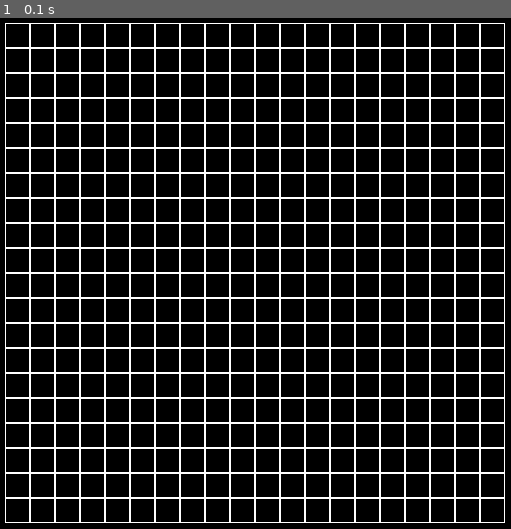
Above: before the commit, frame 1.
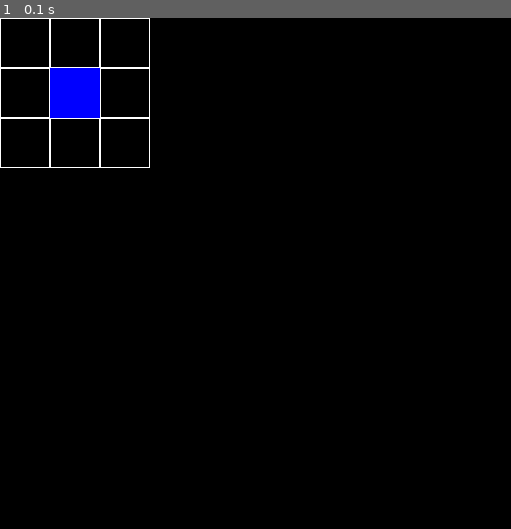
Above: after the commit, the same moment.

Repository: psixonaut/py_game
Game: pygame game, started from main.py
Same seed, same stepped clock (60 frames per second), same inputs: the game is played once before the commit and once after it.
Inputs:
- Up to frame 1 (0.1 s): no input

The runs differ from the first frame. In frame 1, 16% of the frame differs, in the area x 0-99%, y 0-99%.

Commit message:
Начало змейки

Diff:
--- a/main.py
+++ b/main.py
@@ -3,8 +3,18 @@
 
 COLORS = [pygame.Color('black'), pygame.Color('white'), pygame.Color('blue')]
 
+
 class Snake:
-    pass
+    def __init__(self, screen, width, height, tile_size):
+        x = round(width / 2) * int(tile_size) - int(tile_size)
+        y = round(height / 2) * int(tile_size) - int(tile_size)
+        pygame.draw.rect(screen, COLORS[2], [x, y, int(tile_size), int(tile_size)])
+
+    def spawn_snake(self, screen, width, height, tile_size):
+        x = round(width / 2) * int(tile_size) - int(tile_size)
+        y = round(height / 2) * int(tile_size) - int(tile_size)
+        pygame.draw.rect(screen, COLORS[2], [x, y, int(tile_size), int(tile_size)])
+
 
 class Field:
     def __init__(self, width, height):
@@ -27,13 +37,18 @@
                                  (x * self.cell_size + self.left, y * self.cell_size + self.top,
                                  self.cell_size, self.cell_size), 1)
 
+
 def main():
     pygame.init()
     size = width, height = 600, 600
+    width_tiles = 3
+    height_tiles = 3
+    cell_size = 50
     screen = pygame.display.set_mode(size)
     pygame.display.set_caption('Инициализация игры')
-    board = Field(20, 20)
-    board.set_view(5, 5, 25)
+    board = Field(width_tiles, height_tiles)
+    board.set_view(0, 0, cell_size)
+    snake = Snake(screen, width_tiles, height_tiles, cell_size)
     running = True
     while running:
         for event in pygame.event.get():
@@ -41,6 +56,7 @@
                 running = False
         screen.fill(COLORS[0])
         board.render(screen)
+        snake.spawn_snake(screen, width_tiles, height_tiles, cell_size)
         pygame.display.flip()
     pygame.quit()
 
